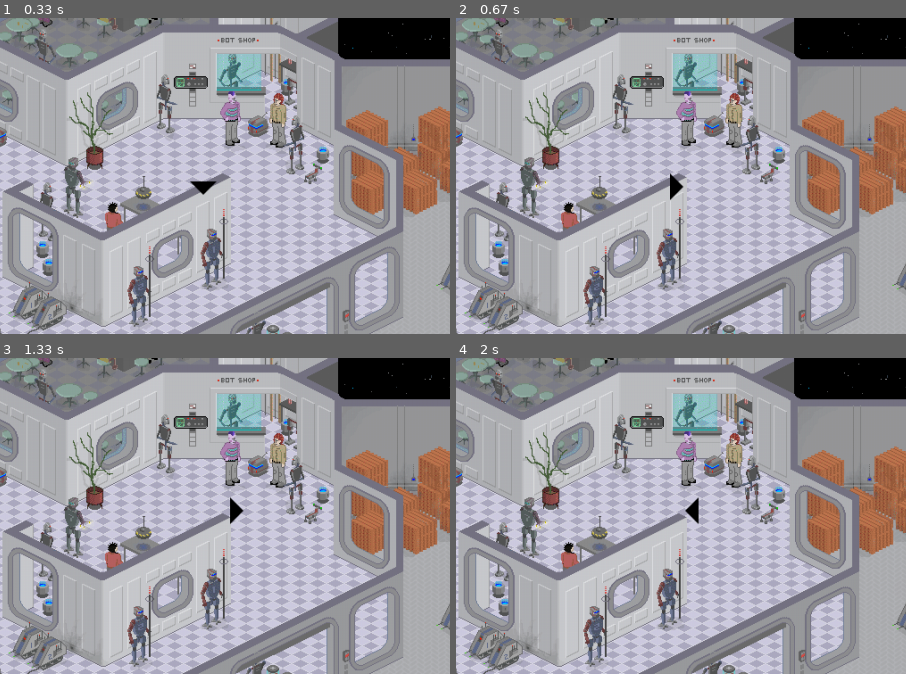
Above: before the commit, frames 1-4 (two rows, left to right).
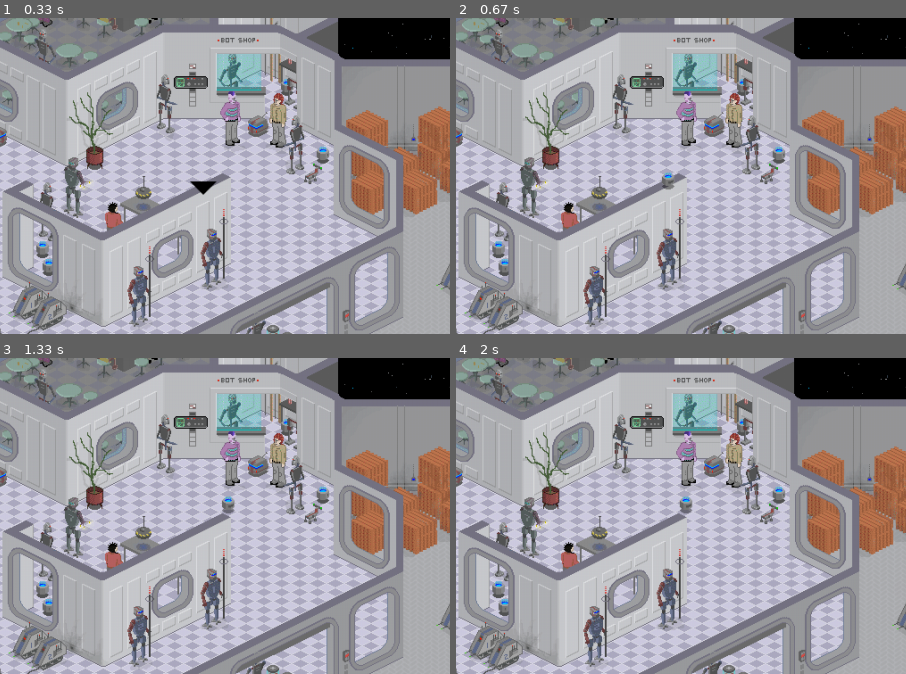
Above: after the commit, the same moments.

Repository: andyfriedl/pygame_trek
Game: pygame game, started from test.py
Same seed, same stepped clock (60 frames per second), same inputs: the game is played once before the commit and once after it.
Inputs:
- Up to frame 1 (0.33 s): no input
- Up to frame 2 (0.67 s): hold Right from 0.33 s (still down)
- Up to frame 3 (1.33 s): release Right at 0.8 s; hold Up 0.83-1.13 s; hold Right from 1.17 s (still down)
- Up to frame 4 (2 s): release Right at 1.63 s; hold Left from 1.67 s (still down)
The pictures show only the part of the screen within x 29-79%, y 26-76%; the shares and areas given below are measured in that part.

Frame 1 is identical in both runs. In frame 2, 0.2% of the frame differs, in the area x 45-51%, y 48-58%; in frame 3, 0.2%; in frame 4, 0.2%, in the area x 49-54%, y 43-53%.

Commit message:
Added bot.png and chnaged code to use it.

Diff:
--- a/test.py
+++ b/test.py
@@ -31,16 +31,20 @@
 
         if direction_move == K_UP:
             sprite_move_y -= 2
-            sprite_move = pygame.image.load('up.png')
+            sprite_move = pygame.image.load('bot.png')
+            # sprite_move = pygame.image.load('up.png')
         elif direction_move == K_DOWN:
             sprite_move_y += 2
-            sprite_move = pygame.image.load('down.png')
+            sprite_move = pygame.image.load('bot.png')
+            # sprite_move = pygame.image.load('down.png')
         elif direction_move == K_LEFT:
             sprite_move_x -= 2
-            sprite_move = pygame.image.load('left.png')
+            sprite_move = pygame.image.load('bot.png')
+            # sprite_move = pygame.image.load('left.png')
         elif direction_move == K_RIGHT:
             sprite_move_x += 2
-            sprite_move = pygame.image.load('right.png')
+            sprite_move = pygame.image.load('bot.png')
+            # sprite_move = pygame.image.load('right.png')
     return sprite_move, sprite_move_x, sprite_move_y
 
 
Binary file added: bot.png
